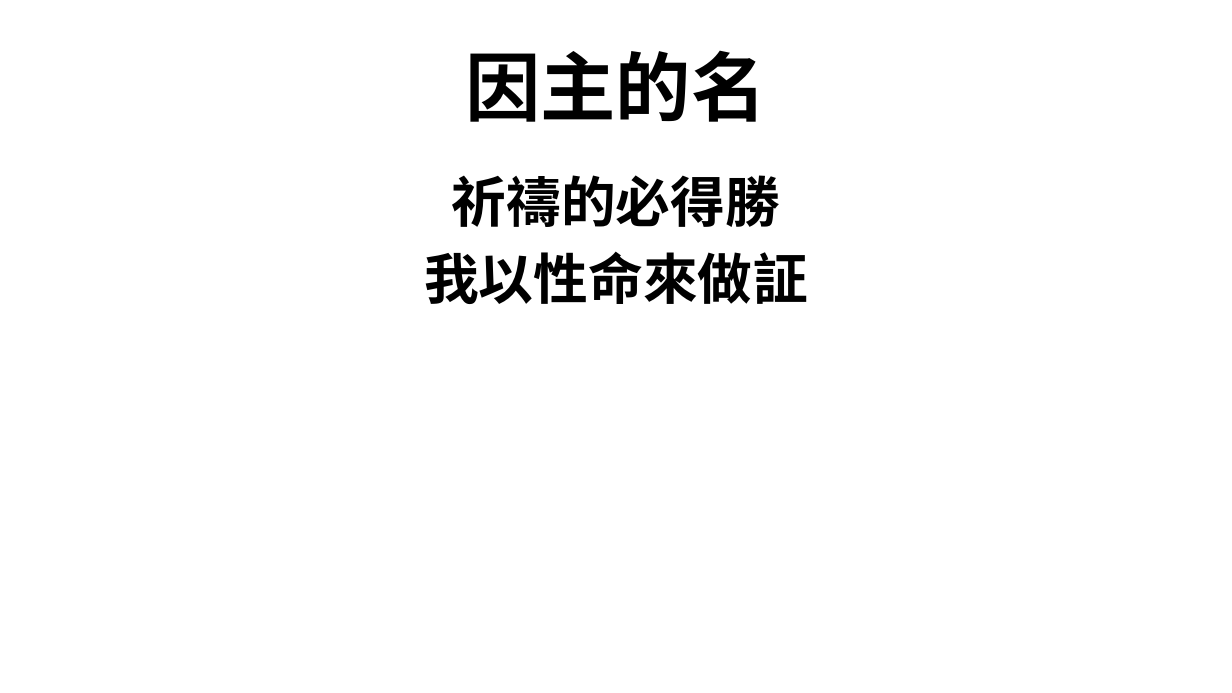
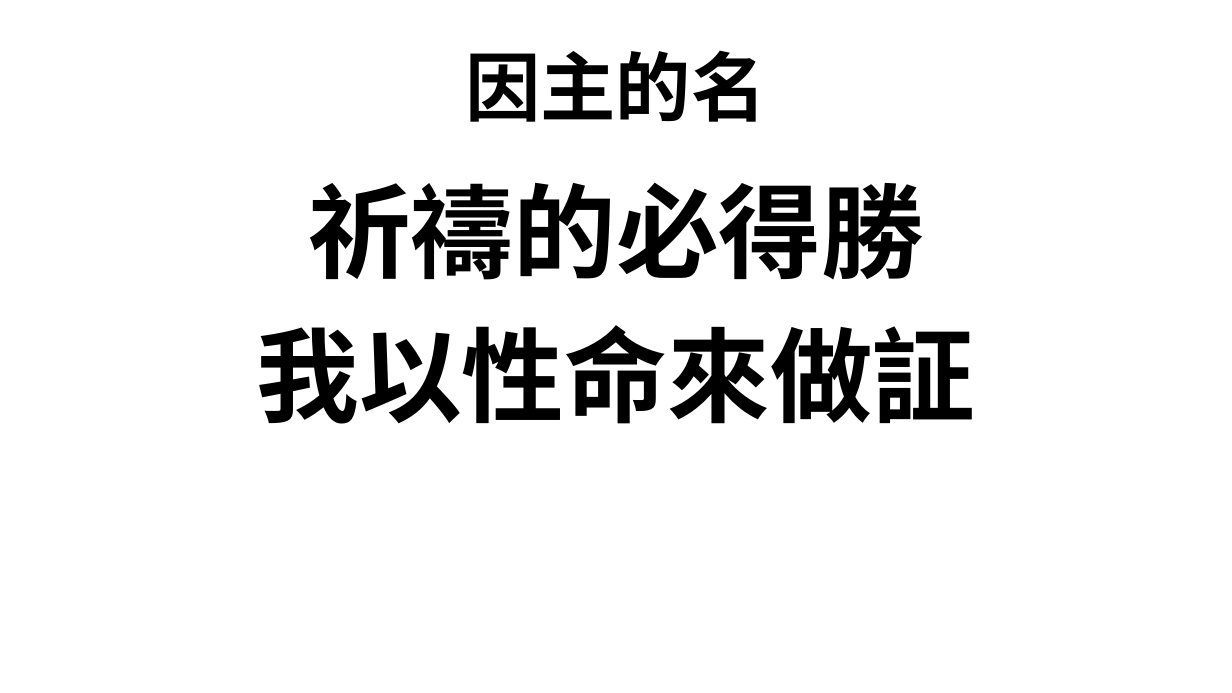
Before and after one commit to batisuoc/prayermeeting, a slide deck: slide 11 of 2020/8月/13-8-20.pptx. Drawn at 1232x693 pixels with LibreOffice and Linux fonts; fonts in the diff are those of the drawing; background and template pictures are left out. Boxes give left, top, right and bottom in pixels: in the first picture for what was removed or moved away, otherwise in the second. Text is boxed around its words. In the diff, an @@ line names an element or a change of style, - is before the commit and + after.

Commit message:
Update ppts

```diff
--- a/2020/8月/13-8-20.pptx
+++ b/2020/8月/13-8-20.pptx
@@ text "祈禱的必得勝" at box(257, 182, 976, 424): size 32 to 60 pt; more space between paragraphs @@
```
Also in this commit, not shown: 2 other files.
